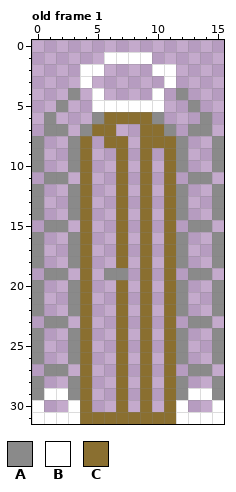
Pixel-art file: assets/sprites/door.aseprite. Above: the version before the commit.
16x32 pixels, 1 frame. Shown: old frame 1. The commit also changed other frames, which this record leaves out.
Palette (. is transparent): A #8a8a8a  B #ffffff  C #8a6f30
Pixels before, old frame 1, first column x 0:
 1 ......BBBB......
 2 ....BB....BB....
 3 ....B......B....
 4 ...A.B....B.A...
 5 ..A..BBBBBB..A..
 6 .A...ACCCCA...A.
 7 .AA.ACC..CCA.AA.
 8 A..AC.CC.CCCA..A
 9 A..AC..C.C.CA..A
10 A..AC..C.C.CA..A
11 .AA.C..C.C.C.AA.
12 A..AC..C.C.CA..A
13 A..AC..C.C.CA..A
14 A..AC..C.C.CA..A
15 .AA.C..C.C.C.AA.
16 A..AC..C.C.CA..A
17 A..AC..C.C.CA..A
18 A..AC..C.C.CA..A
19 .AA.C.AA.C.C.AA.
20 A..AC..C.C.CA..A
21 A..AC..C.C.CA..A
22 A..AC..C.C.CA..A
23 .AA.C..C.C.C.AA.
24 A..AC..C.C.CA..A
25 A..AC..C.C.CA..A
26 A..AC..C.C.CA..A
27 .AA.C..C.C.C.AA.
28 A..AC..C.C.CA..A
29 ABBAC..C.C.CABBA
30 B..BC..C.C.CB..B
31 BBBBCCCCCCCCBBBB
After:
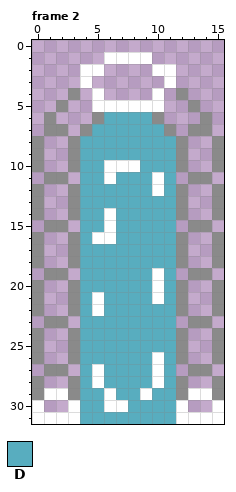
Colours new in this view: D #58adbf
A new or re-ordered frame is compared with the old frame closest to it.
Difference:
frames 1 -> 4
layer "Layer 3" now shown
Frame 2 is new; against old frame 1, layer "Layer 3":
y 6: x 6..9 CCCC -> DDDD
y 7: x 5..10 CC..CC -> DDDDDD
y 8: x 4..11 C.CC.CCC -> DDDDDDDD
y 9: x 4..11 C..C.C.C -> DDDDDDDD
y 10: x 4..11 C..C.C.C -> DDBBBDDD
y 11: x 4..11 C..C.C.C -> DDBDDDBD
y 12: x 4..11 C..C.C.C -> DDDDDDBD
y 13: x 4..11 C..C.C.C -> DDDDDDDD
y 14..15: x 4..11 C..C.C.C -> DDBDDDDD
y 16: x 4..11 C..C.C.C -> DBBDDDDD
y 17..18: x 4..11 C..C.C.C -> DDDDDDDD
y 19: x 4..11 C.AA.C.C -> DDDDDDBD
y 20: x 4..11 C..C.C.C -> DDDDDDBD
y 21: x 4..11 C..C.C.C -> DBDDDDBD
y 22: x 4..11 C..C.C.C -> DBDDDDDD
y 23..25: x 4..11 C..C.C.C -> DDDDDDDD
y 26: x 4..11 C..C.C.C -> DDDDDDBD
y 27..28: x 4..11 C..C.C.C -> DBDDDDBD
y 29: x 4..11 C..C.C.C -> DDBDDBDD
y 30: x 4..11 C..C.C.C -> DDBBDDDD
y 31: x 4..11 CCCCCCCC -> DDDDDDDD
